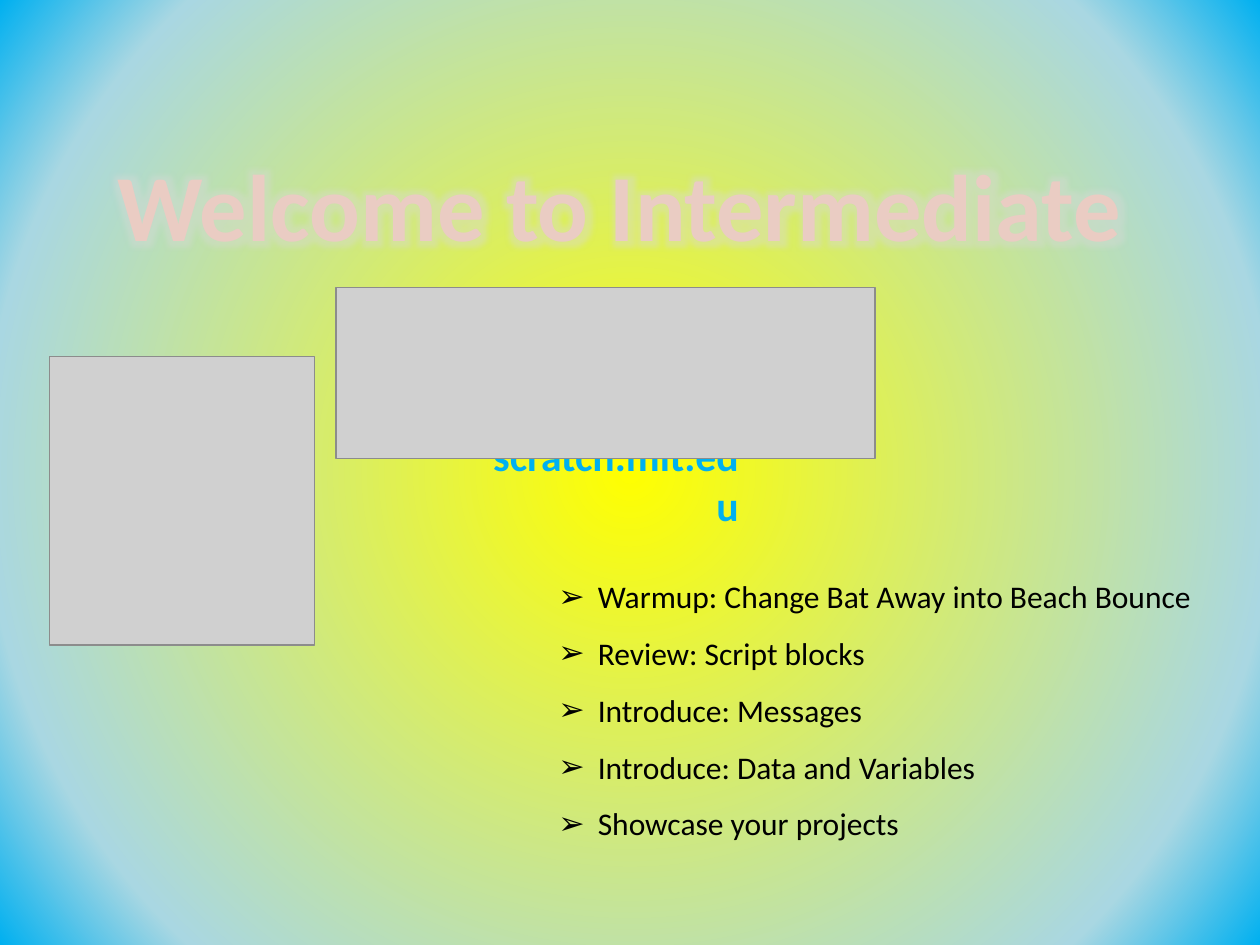
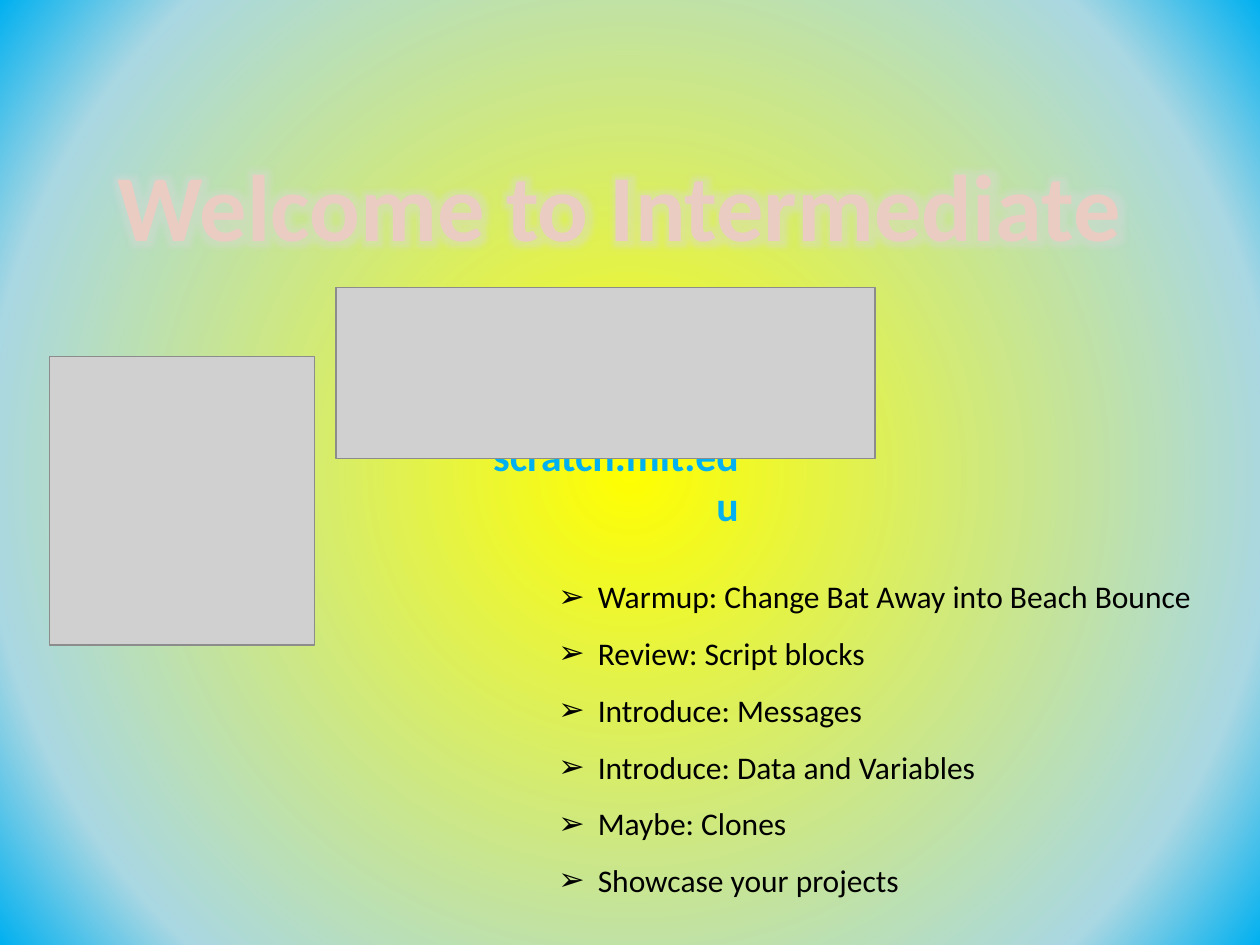
Before and after one commit to CoderDojoSV/scratch-intermediate-May2015, a slide deck: slide 1 of Intermediate Scratch week1.pptx. Drawn at 1260x945 pixels with LibreOffice and Linux fonts; fonts in the diff are those of the drawing; grey boxes stand for pictures. Boxes give left, top, right and bottom in pixels: in the first picture for what was removed or moved away, otherwise in the second. Text is boxed around its words. In the diff, an @@ line names an element or a change of style, - is before the commit and + after.

```diff
--- a/Intermediate Scratch week1.pptx
+++ b/Intermediate Scratch week1.pptx
@@ text at bbox=[598, 813, 786, 840]: paragraph added @@
+➢ Maybe: Clones
```
Also in this commit, not shown: 1 other slide changed, 2 other files.
